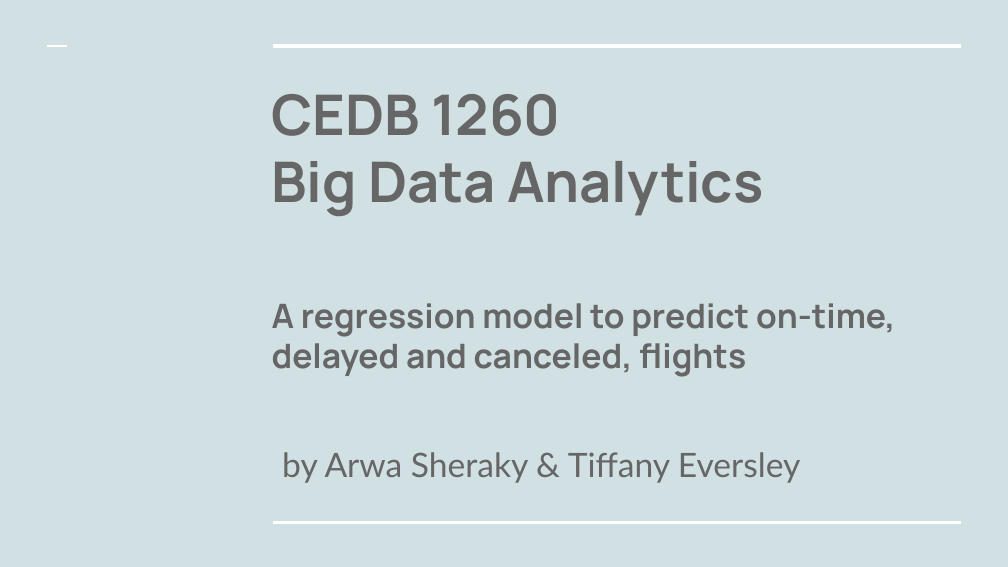
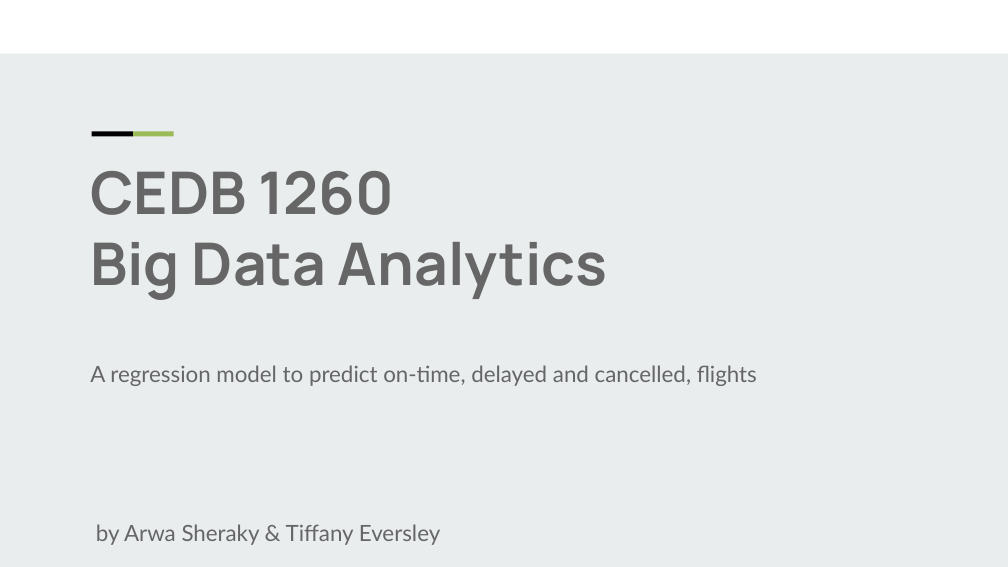
Before and after one commit to ArwaSheraky/Flight-Delay-Prediction, a slide deck: slide 1 of CEDB 1260 Final project.pptx. Drawn at 1008x567 pixels with LibreOffice and Linux fonts; fonts in the diff are those of the drawing. Boxes give left, top, right and bottom in pixels: in the first picture for what was removed or moved away, otherwise in the second. Text is boxed around its words. In the diff, an @@ line names an element or a change of style, - is before the commit and + after.

```diff
--- a/CEDB 1260 Final project.pptx
+++ b/CEDB 1260 Final project.pptx
@@ background #D0E0E3 to #E9EDEE @@
@@ rectangle added at (0, 0, 1008, 53), fill #FFFFFF @@
@@ line removed from (47, 45) to (68, 45) @@
@@ line removed from (273, 45) to (962, 45) @@
@@ title removed at (272, 94, 896, 377) @@
-CEDB 1260
-Big Data Analytics
-A regression model to predict on-time, delayed and canceled, flights
@@ rectangle added at (92, 131, 133, 136), fill #000000 @@
@@ rectangle added at (132, 131, 173, 136), fill #9BBB59 @@
@@ text added at (90, 171, 607, 300), 42 pt, text #666666, bold @@
+CEDB 1260
+Big Data Analytics
@@ text added at (90, 365, 757, 386), 16 pt, text #666666 @@
+A regression model to predict on-time, delayed and cancelled, flights
@@ text "by Arwa Sheraky & Tiffany ...": place and size @@
-text "by Arwa Sheraky & Tiffany ..." at (282, 452, 800, 483)
+text "by Arwa Sheraky & Tiffany ..." at (96, 524, 440, 545)
@@ text "by Arwa Sheraky & Tiffany ..." at (96, 524, 440, 545): size 24 to 16 pt; vertical alignment bottom to top @@
@@ line removed from (273, 522) to (962, 522) @@
```
Also in this commit, not shown: 4 other slides changed, 7 slides added, 4 slides removed.
